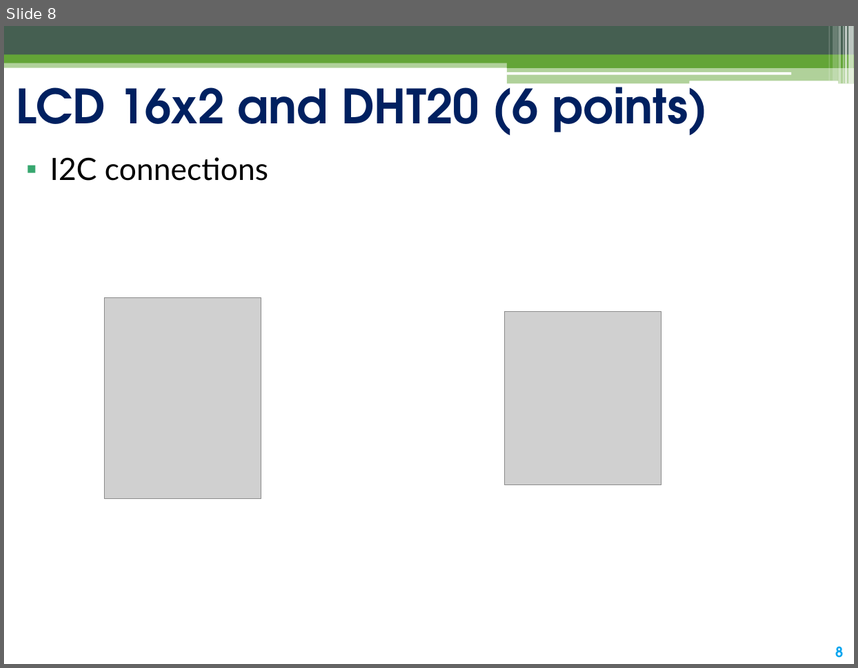
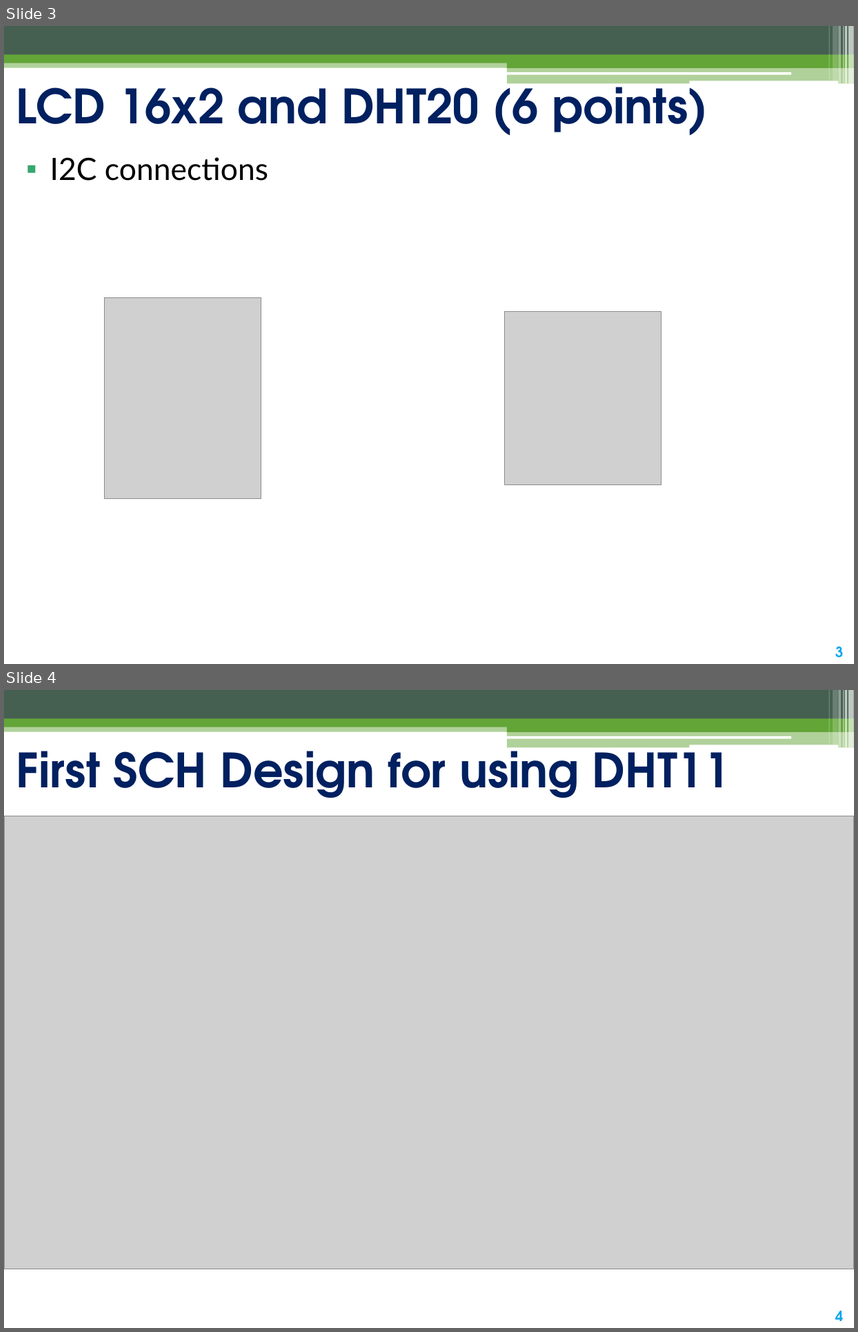
Before and after one commit to cmq2002/Expansion_shield_STMNucleo, a slide deck: LogicDesignProject.pptx. Shown one above the other, each under a label of ours: slide 8 before the commit, slides 3 and 4 after it. The pictures are 858x668 and 858x1332 pixels, drawn with LibreOffice and Linux fonts; fonts in the diff are those of the drawing; grey boxes stand for pictures. Boxes give left, top, right and bottom in pixels: in the first picture for what was removed or moved away, otherwise in the second. Text is boxed around its words. In the diff, an @@ line names an element or a change of style, - is before the commit and + after.

Commit message:
demo update
last update for first demo

```diff
--- a/LogicDesignProject.pptx
+++ b/LogicDesignProject.pptx
@@ slide 4 added at <box>4,690,854,1328</box>, background #FFFFFF; not listed: 14 template elements that a slide beside it also shows @@
@@ title added at <box>16,739,731,798</box>, 40 pt, text #002060, bold @@
+First SCH Design for using DHT11
@@ picture added at <box>4,816,854,1268</box> @@
@@ what was slide 8 is now slide 3 @@
@@ page number at <box>835,646,843,657</box>: text changed @@
-8
+3
```
Also in this commit, not shown: 1 slide changed, 3 other slides added, 5 slides removed, 7 other files.
